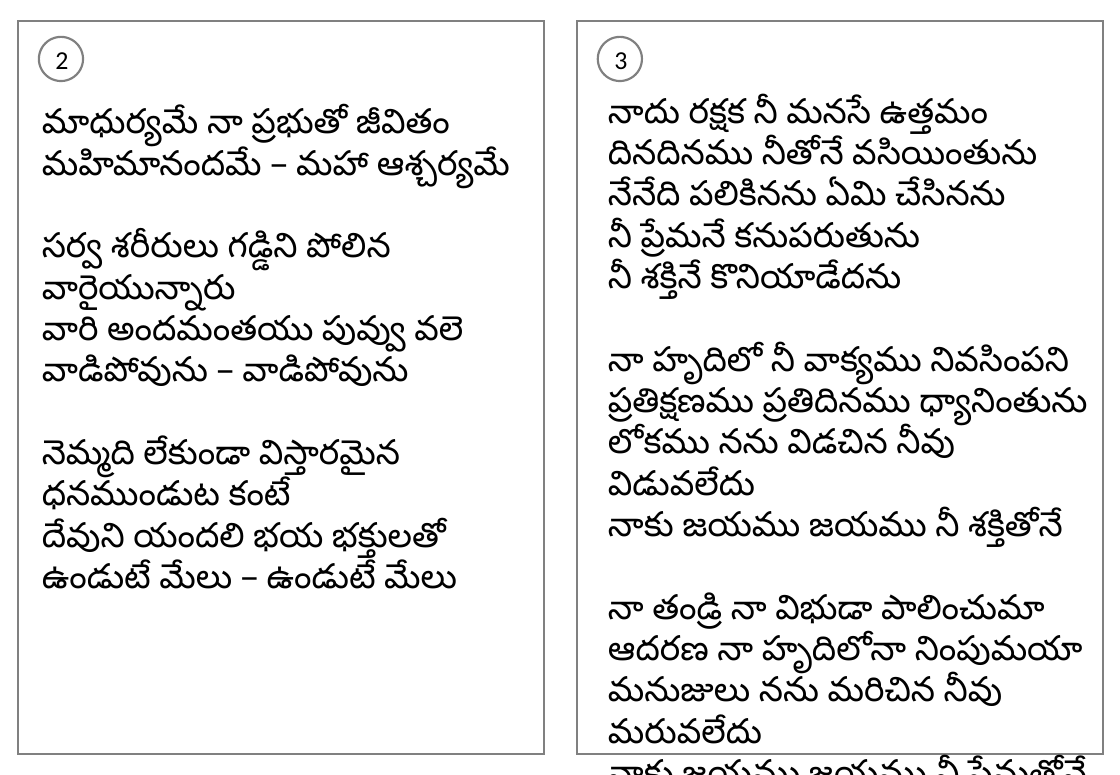
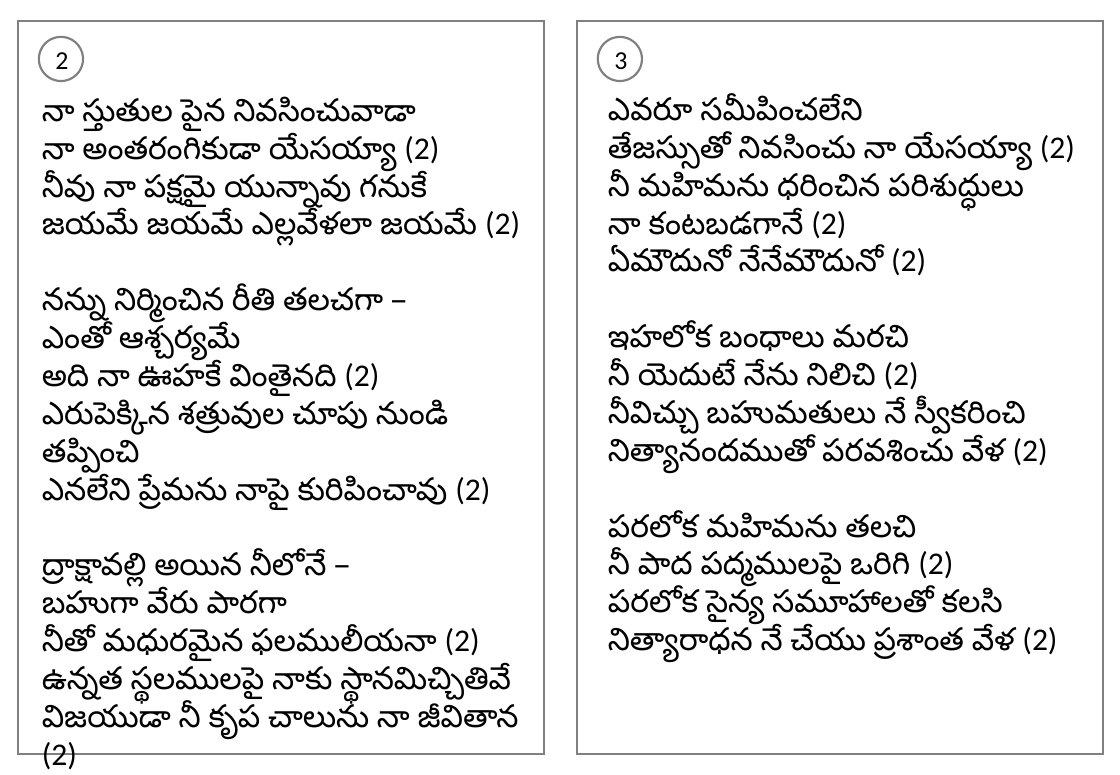
Before and after one commit to venu-webdev/songsDb, a slide deck: slide 2 of songsTemplate.pptx. Drawn at 1120x775 pixels with LibreOffice and Linux fonts; fonts in the diff are those of the drawing. Boxes give left, top, right and bottom in pixels: in the first picture for what was removed or moved away, otherwise in the second. Text is boxed around its words. In the diff, an @@ line names an element or a change of style, - is before the commit and + after.

```diff
--- a/songsTemplate.pptx
+++ b/songsTemplate.pptx
@@ text at (42,98,520,769): text changed; size 24 to 22 pt @@
-మాధుర్యమే నా ప్రభుతో జీవితం
-మహిమానందమే – మహా ఆశ్చర్యమే
-సర్వ శరీరులు గడ్డిని పోలిన వారైయున్నారు
-వారి అందమంతయు పువ్వు వలె
-వాడిపోవును – వాడిపోవును
-నెమ్మది లేకుండా విస్తారమైన
-ధనముండుట కంటే
-దేవుని యందలి భయ భక్తులతో
-ఉండుటే మేలు – ఉండుటే మేలు
+నా స్తుతుల పైన నివసించువాడా
+నా అంతరంగికుడా యేసయ్యా (2)
+నీవు నా పక్షమై యున్నావు గనుకే
+జయమే జయమే ఎల్లవేళలా జయమే (2)
+నన్ను నిర్మించిన రీతి తలచగా –
+ఎంతో ఆశ్చర్యమే
+అది నా ఊహకే వింతైనది (2)
+ఎరుపెక్కిన శత్రువుల చూపు నుండి తప్పించి
+ఎనలేని ప్రేమను నాపై కురిపించావు (2)
+ద్రాక్షావల్లి అయిన నీలోనే –
+బహుగా వేరు పారగా
+నీతో మధురమైన ఫలములీయనా (2)
+ఉన్నత స్థలములపై నాకు స్థానమిచ్చితివే
+విజయుడా నీ కృప చాలును నా జీవితాన (2)
@@ text at (608,97,1075,663): text changed; size 24 to 22 pt @@
-నాదు రక్షక నీ మనసే ఉత్తమం
-దినదినము నీతోనే వసియింతును
-నేనేది పలికినను ఏమి చేసినను
-నీ ప్రేమనే కనుపరుతును
-నీ శక్తినే కొనియాడేదను
-నా హృదిలో నీ వాక్యము నివసింపని
-ప్రతిక్షణము ప్రతిదినము ధ్యానింతును
-లోకము నను విడచిన నీవు విడువలేదు
-నాకు జయము జయము నీ శక్తితోనే
-నా తండ్రి నా విభుడా పాలించుమా
-ఆదరణ నా హృదిలోనా నింపుమయా
-మనుజులు నను మరిచిన నీవు మరువలేదు
-నాకు జయము జయము నీ ప్రేమతోనే
+ఎవరూ సమీపించలేని
+తేజస్సుతో నివసించు నా యేసయ్యా (2)
+నీ మహిమను ధరించిన పరిశుద్ధులు
+నా కంటబడగానే (2)
+ఏమౌదునో నేనేమౌదునో (2)
+ఇహలోక బంధాలు మరచి
+నీ యెదుటే నేను నిలిచి (2)
+నీవిచ్చు బహుమతులు నే స్వీకరించి
+నిత్యానందముతో పరవశించు వేళ (2)
+పరలోక మహిమను తలచి
+నీ పాద పద్మములపై ఒరిగి (2)
+పరలోక సైన్య సమూహాలతో కలసి
+నిత్యారాధన నే చేయు ప్రశాంత వేళ (2)
```
Also in this commit, not shown: 1 other slide changed, 4 other files.
